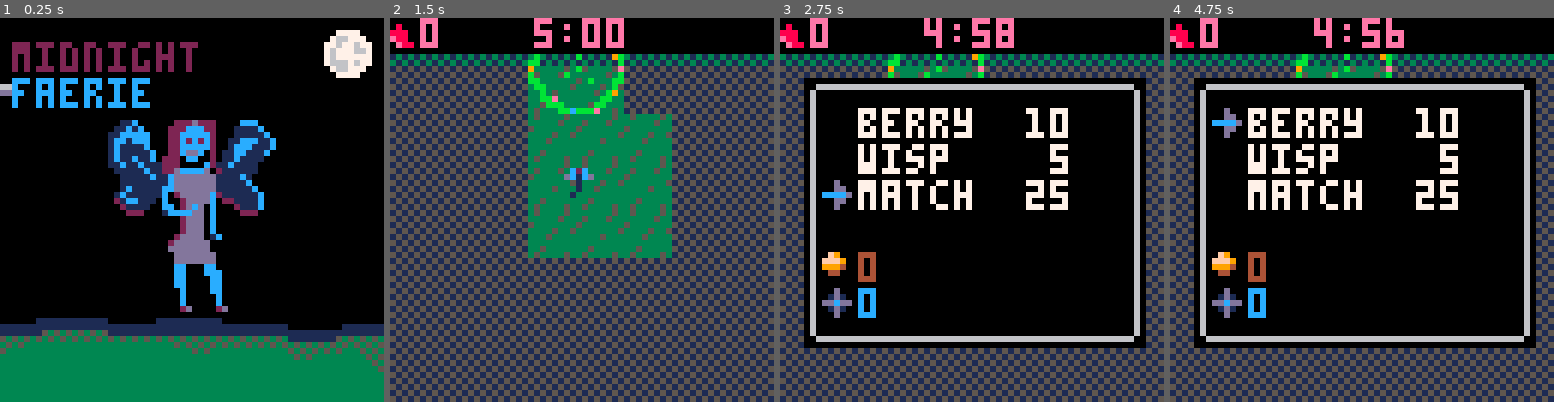
Above: before the commit, frames 1-4 (left to right).
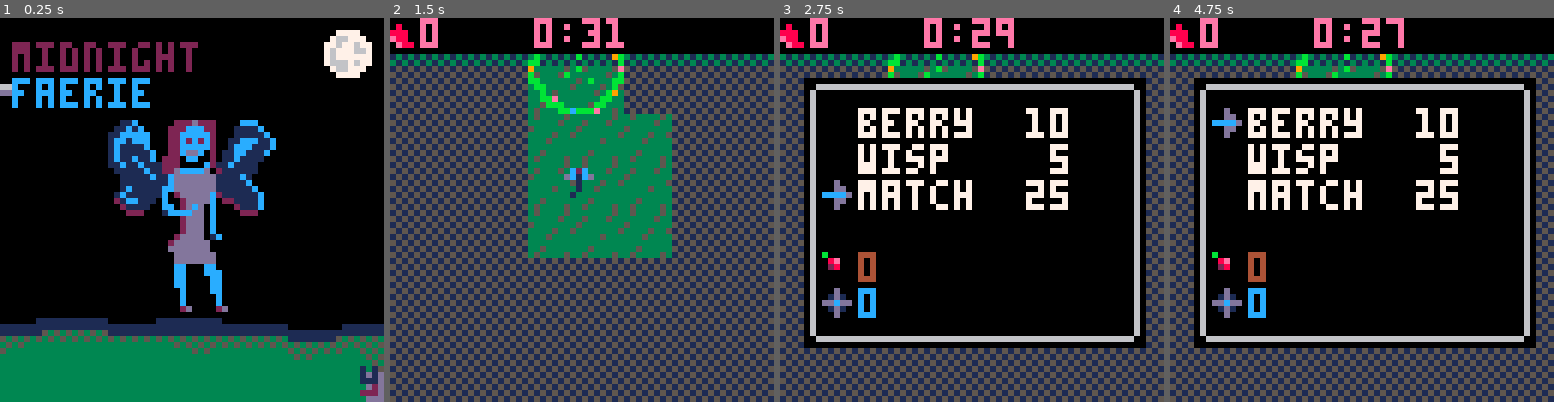
Above: after the commit, the same moments.

Repository: arcanasphere/pico-8-projects
Game: PICO-8 cartridge fairyfarm/midfae-03.p8
Two runs of this game, one before a commit and one after it. Both use one fixed random seed, a clock stepped at 60 frames per second and the inputs below.
Inputs:
- Up to frame 1 (0.25 s): no input
- Up to frame 2 (1.5 s): tap X (X key) at 0.33, 1.07 s; tap O (Z key) at 0.7 s
- Up to frame 3 (2.75 s): hold Right 1.6-2.1 s; tap O (Z key) at 1.7, 2.1, 2.5 s; tap X (X key) at 1.85 s; hold Up 2.15-2.42 s; hold Right from 2.47 s (still down)
- Up to frame 4 (4.75 s): tap O (Z key) every 0.4 s from 2.9 to 4.5 s; tap X (X key) at 2.97, 4.08 s; release Right at 3.03 s; hold Left 3.08-3.58 s; hold Down 3.63-3.97 s; hold Right 4.02-4.68 s; hold Up from 4.73 s (still down)

The runs differ from the first frame. In frame 1, 0.5% of the frame differs, in the area x 93-100%, y 90-100%; in frame 2, 0.4%; in frame 3, 0.6%; in frame 4, 0.8%, in the area x 10-61%, y 0-68%.

Commit message:
Add files via upload

Diff:
--- a/fairyfarm/midfae-03.p8
+++ b/fairyfarm/midfae-03.p8
@@ -17,6 +17,8 @@
   wisps=0,
   moths=0,
   matches_bought=0,
+  incense_lit=0,
+  victory = false,
  }
 
  title = {
@@ -28,8 +30,11 @@
   fairy_y=16,
   fairy_frame=0,
   cloud_x = -18,
-  cloud_y = 6
- }
+  cloud_y = 6,
+  msg_frame=-64,
+  msg_speed=2,
+  bigmsg = "you are a faerie. every night at midnight, the cyclops stomps across your faerie circle. tonight you have a perfect plan. distract the cyclops with a giant strawberry. find the rose bush. use rose petals to grow your strawberry. hire wisps to gather petals.  draw moths to the flame to hire stronger allies.  sweet smelling incense will make the strawberry smell juicier.  tonight, the forest will know peace.  tonight the forest will know . . . . . . . . the midnight faerie",
+}
 
  player = {
   x=62,
@@ -88,6 +93,9 @@
 
  venus = {}
  venuscount = 0
+
+ incense  = {}
+ incensecount = 0
 
  venus_map = {
 		0,0,0,0,0,0,0,0,0,0,0,0,0,0,0,0,
@@ -147,14 +155,15 @@
  }
 
  cyclops = {
-  x=128,
-  y=32,
+  x=32,
+  y=128,
   hitbox_x=0,
   hitbox_y=0,
   hitbox_w=64,
   hitbox_h=32,
   frame=0,
-  hp=1000
+  hp=1000,
+  speed=56/(30*30), --56 pixels divided by (30 seconds times 30 frames per second)
  }
 
 end
@@ -264,6 +273,7 @@
   wisps[gamestate.wisps].frame = 0
   wisps[gamestate.wisps].maxframe = 30
   wisps[gamestate.wisps].addpetals = 1
+  wisps[gamestate.wisps].y=flr(rnd(15))
 end
 
 function new_moth()
@@ -272,10 +282,23 @@
   moths[gamestate.moths].frame = 0
   moths[gamestate.moths].maxframe = 30
   moths[gamestate.moths].addpetals = 5  --default 5
-end
-
-
-
+  moths[gamestate.moths].y = flr(rnd(15))
+end
+
+
+function new_incense(x,y)
+  incensecount += 1
+  incense[incensecount] = obj:new()
+  incense[incensecount].sprite = 24
+  incense[incensecount].x = x
+  incense[incensecount].y = y
+  incense[incensecount].lit = false
+  incense[incensecount].frame = 0
+  incense[incensecount].hitbox_x = 1
+  incense[incensecount].hitbox_y = 1
+  incense[incensecount].hitbox_w = 6
+  incense[incensecount].hitbox_h = 6
+end
 
 
 
@@ -298,6 +321,11 @@
  end
 end
 
+function init_incense()
+  new_incense(40,120)
+  new_incense(120,120)
+end
+
 function init_cloud()
  for i=0,15 do
    cloud[i] = 0
@@ -342,10 +370,22 @@
   for this_bush in all(rosebushes) do
     if collide(player,this_bush) == true then
       didcollide = true
+      cloud[0]=0
+      cloud[1]=0
+      cloud[16]=0
+      cloud[17]=0
+      cloud[32]=0
+      cloud[33]=0
      if player.petals == 0 and this_bush.petals > 0 then
        player.petals +=1
        this_bush.petals -= 1
      end
+    end
+  end
+  for this_incense in all(incense) do
+    if collide(player, this_incense) == true then
+     check_incense(this_incense)
+     didcollide = true
     end
   end
   if collide(player,fairycircle) then
@@ -367,6 +407,15 @@
  return didcollide
 end
 
+function check_incense(this_i)
+  if this_i.lit == false and player.matches > 0 then
+    player.matches -= 1
+    if gamestate.incense_lit < 1 then mushroom.hp += 250 else mushroom.hp += 500 end
+    gamestate.incense_lit += 1
+    this_i.lit = true
+  end
+end
+
 
 
 
@@ -383,6 +432,8 @@
  update_flowers()
  update_candle()
  update_bugs()
+ update_incense()
+ update_cyclops()
  update_viewport()
  camera(viewport.x, viewport.y)
  update_petals()
@@ -416,7 +467,7 @@
   gamestate.mode=1
   title.state=0
   title.transition_frame=0
-  music(o)
+  music(0,200)
  end
  if title.state == 1 then
    title.transition_frame += 1
@@ -513,6 +564,11 @@
       gamestate.petals += this_moth.addpetals
       this_moth.frame = 0
     end
+    if this_moth.frame < 15 then
+     this_moth.x = 64 - (52*(this_moth.frame/15))
+    else
+     this_moth.x = 12 + (52*((this_moth.frame-15)/15))
+    end
     this_moth.frame += 1
   end
   for this_wisp in all(wisps) do
@@ -520,7 +576,23 @@
       gamestate.petals += this_wisp.addpetals
       this_wisp.frame = 0
     end
+    if this_wisp.frame < 15 then
+     this_wisp.x = 64 - (52*(this_wisp.frame/15))
+    else
+     this_wisp.x = 12 + (52*((this_wisp.frame-15)/15))
+    end
     this_wisp.frame += 1
+    -- print ("x " .. this_wisp.x .. " y " .. this_wisp.y .. " f " .. this_wisp.frame)
+  end
+end
+
+function update_incense()
+  for this_stench in all(incense) do
+    if this_stench.lit == true then
+      if this_stench.frame >= 18 then this_stench.frame = 0 end
+      if this_stench.frame < 9 then this_stench.sprite = 25 else this_stench.sprite = 26 end
+      this_stench.frame += 1
+    end
   end
 end
 
@@ -598,12 +670,32 @@
   if gamestate.petals > 9999 then gamestate.petals = 9999 end
 end
 
+function update_cyclops()
+  if gamestate.timeleft <= 30 then
+   if cyclops.frame >= 56 then cyclops.frame = 0 end
+   cyclops.y -= cyclops.speed
+   cyclops.frame += 1
+  end
+  if collide(cyclops,mushroom) then
+    if mushroom.hp >= 1000 then
+     gamestate.victory = true
+     music(-1,500)
+     gamestate.mode=3
+    end
+  end
+  if collide(cyclops,fairycircle) then
+    gamestate.victory = false
+    music(-1,500)
+    gamestate.mode=3
+  end
+end
+
 function update_prices()
   prices.mushroom = flr(gamestate.shroom_price_hike * original_prices.mushroom)
   prices.wisp = flr(gamestate.bug_price_hike * original_prices.wisp)
   if gamestate.matches_bought == 0 then prices.match = 25 end
   if gamestate.matches_bought == 1 then prices.match = 2500 end
-  if gamestate.matches_bought >= 1 then prices.match = 5000 end
+  if gamestate.matches_bought >= 2 then prices.match = 5000 end
   menu_items[1] = "berry  " .. prices.mushroom
   menu_items[2] = "wisp   " .. prices.wisp
   menu_items[3] = "match  " .. prices.match
@@ -625,6 +717,8 @@
  draw_flowers()
  draw_mushroom()
  draw_cloud()
+ if gamestate.timeleft < 31 then draw_cyclops() end
+ draw_bugs()
  clip()
  draw_header()
  spr(player.sprite,player.x,player.y)
@@ -640,6 +734,15 @@
  end
  spr(64,title.cloud_x,title.cloud_y)
  spr(65,title.cloud_x+8,title.cloud_y)
+end
+
+function draw_bugs()
+  for this_moth in all(moths) do
+    if this_moth.frame < 15 then pset(this_moth.x + (rnd(3)-2),this_moth.y + (this_moth.frame/2),6) else pset(this_moth.x + (rnd(3)-2),this_moth.y + (7.5 - ((this_moth.frame)-15)/2),6) end
+  end
+  for this_wisp in all(wisps) do
+    if this_wisp.frame < 15 then pset(this_wisp.x + (rnd(3)-2),this_wisp.y + (this_wisp.frame/2),12) else pset(this_wisp.x + (rnd(3)-2),this_wisp.y + (7.5 - ((this_wisp.frame)-15)/2),12) end
+  end
 end
 
 
@@ -663,7 +766,7 @@
    menu_item_count += 1
  end
  color(4)
- spr(21,7+viewport.x,39+viewport.y)
+ spr(128,7+viewport.x,39+viewport.y)
  print(mushroom.hp, 13+viewport.x,39+viewport.y)
  color(12)
  spr(13,7+viewport.x,45+viewport.y)
@@ -708,6 +811,9 @@
   for this_flower in all(venus) do
     spr(this_flower.sprite + this_flower.sprite_offset, this_flower.x, this_flower.y)
   end
+  for this_stench in all(incense) do
+    spr(this_stench.sprite,this_stench.x,this_stench.y)
+  end
   sspr(8,16,16,16,fairycircle.x,fairycircle.y)
   spr(candle.sprite,candle.x,candle.y)
 end
@@ -722,6 +828,14 @@
     end
     if cloud[i] == 1 then spr(194,cloud_x*8,cloud_y*8) end
     cloud_x += 1
+  end
+end
+
+function draw_cyclops()
+  if cyclops.frame < 28 then
+    sspr(104,24,24,8,32,cyclops.y,64,16)
+  else
+    sspr(104,24,24,8,32,cyclops.y,64,16,true,false)
   end
 end
 
@@ -766,9 +880,33 @@
   end
 end
 
-
-
-
+function draw_title_msg()
+ local msglen = #title.bigmsg
+ if title.msg_frame > (msglen * 4) + 64 then title.msg_frame = -64 end
+ color(13)
+ print(title.bigmsg,1 -title.msg_frame, 59)
+ clip(0,58,64,3)
+ color(1)
+ print(title.bigmsg,0 -title.msg_frame, 58)
+ clip(0,61,64,3)
+ color(2)
+ print(title.bigmsg,0 -title.msg_frame, 58)
+ clip()
+ title.msg_frame += (1/title.msg_speed)
+end
+
+
+
+function draw_game_over()
+ camera(0,0)
+ if gamestate.victory == true then
+   color(12)
+   print("you win!",16,29)
+ else
+   color(8)
+   print("you lose",16,29)
+ end
+end
 
 
 
@@ -782,7 +920,9 @@
   init_world()
   init_cloud()
   init_flowers()
+  init_incense()
   new_rosebush(8,8,false,500)
+  gamestate.timeleft = 31
 end
 
 function _update()
@@ -793,10 +933,13 @@
   update_player()
   update_cloud()
   update_game()
-  else
+ else
    if gamestate.mode==2 then
     update_game()
     update_menu()
+      else if gamestate.mode== 3 then
+        draw_game_over()
+      end
    end
  end
 end
@@ -814,6 +957,7 @@
    print("midnight",2,4)
    color(12)
    print("faerie",2,10)
+   draw_title_msg()
  end
  if gamestate.mode == 1 then
   draw_game()
@@ -821,6 +965,9 @@
  if gamestate.mode == 2 then
   draw_game()
   draw_menu()
+ end
+ if gamestate.mode == 3 then
+   draw_game_over()
  end
 end
 __gfx__
@@ -832,14 +979,14 @@
 00700700000000000000000000000000000000000000000000000000000000000000000000000000000000000000000000000000000000000000000000000000
 00000000000000000000000000000000000000000000000000000000000000000000000000000000000000000000000000000000000000000000000000000000
 00000000000000000000000000000000000000000000000000000000000000000000000000000000000000000000000000000000000000000000000000000000
-080000008000000000070000000a0000000700000f90000000099000000990000000000000000000000000000000000000000000000000000000000000000000
-8880000004000000000700000098900000a89000fff90000009ff900009ff9000000000000000000000000000000000000000000000000000000000000000000
-e880000000400000000f400000afa00000afa0009994000000f9990000f989000000000000000000000000000000000000000000000000000000000000000000
-0e8800000004000000ff400000ff900000ffa0000440000009999940099999400000000000000000000000000000000000000000000000000000000000000000
-000000000000000000ff400000ff900000ffa000000000000999f9400989f9400000000000000000000000000000000000000000000000000000000000000000
-000000000000000000ff400000ff900000ffa0000000000000999400009994000000000000000000000000000000000000000000000000000000000000000000
-000000000000000000f9400000f9900000faa0000000000000045000000450000000000000000000000000000000000000000000000000000000000000000000
-000000000000000000f4400000f9900000f990000000000000044000000440000000000000000000000000000000000000000000000000000000000000000000
+080000008000000000070000000a0000000700000f900000000990000009900070000000a0000000a00000000000000000000000000000000000000000000000
+8880000004000000000700000098900000a89000fff90000009ff900009ff9005500000099000000aa0000000000000000000000000000000000000000000000
+e880000000400000000f400000afa00000afa0009994000000f9990000f989005e5000009e400000ae4000000000000000000000000000000000000000000000
+0e8800000004000000ff400000ff900000ffa000044000000999994009999940555e5000669e400066ae40000000000000000000000000000000000000000000
+000000000000000000ff400000ff900000ffa000000000000999f9400989f9408ee555008ee944008eea44000000000000000000000000000000000000000000
+000000000000000000ff400000ff900000ffa00000000000009994000099940055555e5066699e50666aae500000000000000000000000000000000000000000
+000000000000000000f9400000f9900000faa0000000000000045000000450008eeee5e58eeee6e58eeee6e20000000000000000000000000000000000000000
+000000000000000000f4400000f9900000f990000000000000044000000440008885555588866666888666220000000000000000000000000000000000000000
 00bb5000000000bbbbb000000000099999990000000009999999000000000000000000000000000000000000005dc50000000000000000000000000000000000
 5b33bb000000bb9000bb000000009ff99999400000009ff999994000000000000000000000000000000000000546745000000000000000000000000000000000
 b3b35bb0000be000000be0000009f999999940000009f99999894000000000000000000000000000000000005446644500000000000000000000000000000000
@@ -848,14 +995,14 @@
 0b3b3e3b0bc000b000b000bb009f999999999400009f999989999400000000000000000000000000000000005444444500000000000000000000000000000000
 0bbeb3b50b000000b000009b009f999fff999400009f999fff999400000000000000000000000000000000055544445500000000000000000000000000000000
 5be8e5b0bb0000000000000b09f999f99999994009f999f999989940000000000000000000000000000055555555555550000000000000000000000000000000
-b3bebeb090000000b000000e09f99f999899999409f99f9999999994000000000000000000000000000554455545545555550000000000000000000000000000
-533be8e0b00000b00000000b9f999999999999999f99899999999999000000000000000000000000005545555544445554455000000000000000000000000000
-0bb3beb5bb00000000b000bb09999999999994400999999989999440000000000000000000000000005555555544445555545500000000000000000000000000
-0b3b353b0bb00000000000b000000999999000000000099999900000000000000000000000000000005555555544445555555500000000000000000000000000
-5eb3b3b500b0000000000b9000000045550000000000004555000000000000000000000000000000005455555554455555554500000000000000000000000000
-e8eb35b000bbe0000000bb0000000044450000000000004445000000000000000000000000000000000545555555555555545000000000000000000000000000
-bebbb3b0000bbb00000bb00000000044450000000000004445000000000000000000000000000000000054445555555544450000000000000000000000000000
-5b000b5000000bbcbbbe000000000044440000000000004444000000000000000000000000000000000005555000000555500000000000000000000000000000
+b3bebeb090000000b000000e09f99f999899999409f99f999999999400000000000000000000000000055445554554555555000000055445005dc50055550000
+533be8e0b00000b00000000b9f999999999999999f99899999999999000000000000000000000000005545555544445554455000005545555546745554455000
+0bb3beb5bb00000000b000bb09999999999994400999999989999440000000000000000000000000005555555544445555545500005555555446644555545500
+0b3b353b0bb00000000000b000000999999000000000099999900000000000000000000000000000005555555544445555555500005555555444444555555500
+5eb3b3b500b0000000000b9000000045550000000000004555000000000000000000000000000000005455555554455555554500005455555444444555554500
+e8eb35b000bbe0000000bb0000000044450000000000004445000000000000000000000000000000000545555555555555545000000545555544445555545000
+bebbb3b0000bbb00000bb00000000044450000000000004445000000000000000000000000000000000054445555555544450000000054445554455544450000
+5b000b5000000bbcbbbe000000000044440000000000004444000000000000000000000000000000000005555000000555500000000005555005500555500000
 00006666670000000077770000000000000000000000000000000000000011c000000222d2220000ccc000000000000000000000000000000000000000000000
 00d6666666700000076677700000000000000000000000000000000000011c1c0000222ccc220001111c00000000000000000000000000000000000000000000
 006666666667000077677677000000000000000000000000000000000011ccccc00022ccccc200011111c0000000000000000000000000000000000000000000
--- a/fairyfarm/midnight-fae-lua.lua
+++ b/fairyfarm/midnight-fae-lua.lua
@@ -14,6 +14,8 @@
   wisps=0,
   moths=0,
   matches_bought=0,
+  incense_lit=0,
+  victory = false,
  }
 
  title = {
@@ -25,8 +27,11 @@
   fairy_y=16,
   fairy_frame=0,
   cloud_x = -18,
-  cloud_y = 6
- }
+  cloud_y = 6,
+  msg_frame=-64,
+  msg_speed=2,
+  bigmsg = "you are a faerie. every night at midnight, the cyclops stomps across your faerie circle. tonight you have a perfect plan. distract the cyclops with a giant strawberry. find the rose bush. use rose petals to grow your strawberry. hire wisps to gather petals.  draw moths to the flame to hire stronger allies.  sweet smelling incense will make the strawberry smell juicier.  tonight, the forest will know peace.  tonight the forest will know . . . . . . . . the midnight faerie",
+}
 
  player = {
   x=62,
@@ -85,6 +90,9 @@
 
  venus = {}
  venuscount = 0
+
+ incense  = {}
+ incensecount = 0
 
  venus_map = {
 		0,0,0,0,0,0,0,0,0,0,0,0,0,0,0,0,
@@ -144,14 +152,15 @@
  }
 
  cyclops = {
-  x=128,
-  y=32,
+  x=32,
+  y=128,
   hitbox_x=0,
   hitbox_y=0,
   hitbox_w=64,
   hitbox_h=32,
   frame=0,
-  hp=1000
+  hp=1000,
+  speed=56/(30*30), --56 pixels divided by (30 seconds times 30 frames per second)
  }
 
 end
@@ -261,6 +270,7 @@
   wisps[gamestate.wisps].frame = 0
   wisps[gamestate.wisps].maxframe = 30
   wisps[gamestate.wisps].addpetals = 1
+  wisps[gamestate.wisps].y=flr(rnd(15))
 end
 
 function new_moth()
@@ -269,10 +279,23 @@
   moths[gamestate.moths].frame = 0
   moths[gamestate.moths].maxframe = 30
   moths[gamestate.moths].addpetals = 5  --default 5
-end
-
-
-
+  moths[gamestate.moths].y = flr(rnd(15))
+end
+
+
+function new_incense(x,y)
+  incensecount += 1
+  incense[incensecount] = obj:new()
+  incense[incensecount].sprite = 24
+  incense[incensecount].x = x
+  incense[incensecount].y = y
+  incense[incensecount].lit = false
+  incense[incensecount].frame = 0
+  incense[incensecount].hitbox_x = 1
+  incense[incensecount].hitbox_y = 1
+  incense[incensecount].hitbox_w = 6
+  incense[incensecount].hitbox_h = 6
+end
 
 
 
@@ -295,6 +318,11 @@
  end
 end
 
+function init_incense()
+  new_incense(40,120)
+  new_incense(120,120)
+end
+
 function init_cloud()
  for i=0,15 do
    cloud[i] = 0
@@ -339,10 +367,22 @@
   for this_bush in all(rosebushes) do
     if collide(player,this_bush) == true then
       didcollide = true
+      cloud[0]=0
+      cloud[1]=0
+      cloud[16]=0
+      cloud[17]=0
+      cloud[32]=0
+      cloud[33]=0
      if player.petals == 0 and this_bush.petals > 0 then
        player.petals +=1
        this_bush.petals -= 1
      end
+    end
+  end
+  for this_incense in all(incense) do
+    if collide(player, this_incense) == true then
+     check_incense(this_incense)
+     didcollide = true
     end
   end
   if collide(player,fairycircle) then
@@ -364,6 +404,15 @@
  return didcollide
 end
 
+function check_incense(this_i)
+  if this_i.lit == false and player.matches > 0 then
+    player.matches -= 1
+    if gamestate.incense_lit < 1 then mushroom.hp += 250 else mushroom.hp += 500 end
+    gamestate.incense_lit += 1
+    this_i.lit = true
+  end
+end
+
 
 
 
@@ -380,6 +429,8 @@
  update_flowers()
  update_candle()
  update_bugs()
+ update_incense()
+ update_cyclops()
  update_viewport()
  camera(viewport.x, viewport.y)
  update_petals()
@@ -413,7 +464,7 @@
   gamestate.mode=1
   title.state=0
   title.transition_frame=0
-  music(o)
+  music(0,200)
  end
  if title.state == 1 then
    title.transition_frame += 1
@@ -510,6 +561,11 @@
       gamestate.petals += this_moth.addpetals
       this_moth.frame = 0
     end
+    if this_moth.frame < 15 then
+     this_moth.x = 64 - (52*(this_moth.frame/15))
+    else
+     this_moth.x = 12 + (52*((this_moth.frame-15)/15))
+    end
     this_moth.frame += 1
   end
   for this_wisp in all(wisps) do
@@ -517,7 +573,23 @@
       gamestate.petals += this_wisp.addpetals
       this_wisp.frame = 0
     end
+    if this_wisp.frame < 15 then
+     this_wisp.x = 64 - (52*(this_wisp.frame/15))
+    else
+     this_wisp.x = 12 + (52*((this_wisp.frame-15)/15))
+    end
     this_wisp.frame += 1
+    -- print ("x " .. this_wisp.x .. " y " .. this_wisp.y .. " f " .. this_wisp.frame)
+  end
+end
+
+function update_incense()
+  for this_stench in all(incense) do
+    if this_stench.lit == true then
+      if this_stench.frame >= 18 then this_stench.frame = 0 end
+      if this_stench.frame < 9 then this_stench.sprite = 25 else this_stench.sprite = 26 end
+      this_stench.frame += 1
+    end
   end
 end
 
@@ -595,6 +667,26 @@
   if gamestate.petals > 9999 then gamestate.petals = 9999 end
 end
 
+function update_cyclops()
+  if gamestate.timeleft <= 30 then
+   if cyclops.frame >= 56 then cyclops.frame = 0 end
+   cyclops.y -= cyclops.speed
+   cyclops.frame += 1
+  end
+  if collide(cyclops,mushroom) then
+    if mushroom.hp >= 1000 then
+     gamestate.victory = true
+     music(-1,500)
+     gamestate.mode=3
+    end
+  end
+  if collide(cyclops,fairycircle) then
+    gamestate.victory = false
+    music(-1,500)
+    gamestate.mode=3
+  end
+end
+
 function update_prices()
   prices.mushroom = flr(gamestate.shroom_price_hike * original_prices.mushroom)
   prices.wisp = flr(gamestate.bug_price_hike * original_prices.wisp)
@@ -622,6 +714,8 @@
  draw_flowers()
  draw_mushroom()
  draw_cloud()
+ if gamestate.timeleft < 31 then draw_cyclops() end
+ draw_bugs()
  clip()
  draw_header()
  spr(player.sprite,player.x,player.y)
@@ -637,6 +731,15 @@
  end
  spr(64,title.cloud_x,title.cloud_y)
  spr(65,title.cloud_x+8,title.cloud_y)
+end
+
+function draw_bugs()
+  for this_moth in all(moths) do
+    if this_moth.frame < 15 then pset(this_moth.x + (rnd(3)-2),this_moth.y + (this_moth.frame/2),6) else pset(this_moth.x + (rnd(3)-2),this_moth.y + (7.5 - ((this_moth.frame)-15)/2),6) end
+  end
+  for this_wisp in all(wisps) do
+    if this_wisp.frame < 15 then pset(this_wisp.x + (rnd(3)-2),this_wisp.y + (this_wisp.frame/2),12) else pset(this_wisp.x + (rnd(3)-2),this_wisp.y + (7.5 - ((this_wisp.frame)-15)/2),12) end
+  end
 end
 
 
@@ -660,7 +763,7 @@
    menu_item_count += 1
  end
  color(4)
- spr(21,7+viewport.x,39+viewport.y)
+ spr(128,7+viewport.x,39+viewport.y)
  print(mushroom.hp, 13+viewport.x,39+viewport.y)
  color(12)
  spr(13,7+viewport.x,45+viewport.y)
@@ -705,6 +808,9 @@
   for this_flower in all(venus) do
     spr(this_flower.sprite + this_flower.sprite_offset, this_flower.x, this_flower.y)
   end
+  for this_stench in all(incense) do
+    spr(this_stench.sprite,this_stench.x,this_stench.y)
+  end
   sspr(8,16,16,16,fairycircle.x,fairycircle.y)
   spr(candle.sprite,candle.x,candle.y)
 end
@@ -719,6 +825,14 @@
     end
     if cloud[i] == 1 then spr(194,cloud_x*8,cloud_y*8) end
     cloud_x += 1
+  end
+end
+
+function draw_cyclops()
+  if cyclops.frame < 28 then
+    sspr(104,24,24,8,32,cyclops.y,64,16)
+  else
+    sspr(104,24,24,8,32,cyclops.y,64,16,true,false)
   end
 end
 
@@ -763,9 +877,33 @@
   end
 end
 
-
-
-
+function draw_title_msg()
+ local msglen = #title.bigmsg
+ if title.msg_frame > (msglen * 4) + 64 then title.msg_frame = -64 end
+ color(13)
+ print(title.bigmsg,1 -title.msg_frame, 59)
+ clip(0,58,64,3)
+ color(1)
+ print(title.bigmsg,0 -title.msg_frame, 58)
+ clip(0,61,64,3)
+ color(2)
+ print(title.bigmsg,0 -title.msg_frame, 58)
+ clip()
+ title.msg_frame += (1/title.msg_speed)
+end
+
+
+
+function draw_game_over()
+ camera(0,0)
+ if gamestate.victory == true then
+   color(12)
+   print("you win!",16,29)
+ else
+   color(8)
+   print("you lose",16,29)
+ end
+end
 
 
 
@@ -779,7 +917,9 @@
   init_world()
   init_cloud()
   init_flowers()
+  init_incense()
   new_rosebush(8,8,false,500)
+  gamestate.timeleft = 31
 end
 
 function _update()
@@ -790,10 +930,13 @@
   update_player()
   update_cloud()
   update_game()
-  else
+ else
    if gamestate.mode==2 then
     update_game()
     update_menu()
+      else if gamestate.mode== 3 then
+        draw_game_over()
+      end
    end
  end
 end
@@ -811,6 +954,7 @@
    print("midnight",2,4)
    color(12)
    print("faerie",2,10)
+   draw_title_msg()
  end
  if gamestate.mode == 1 then
   draw_game()
@@ -819,4 +963,7 @@
   draw_game()
   draw_menu()
  end
-end
+ if gamestate.mode == 3 then
+   draw_game_over()
+ end
+end
Not shown, changed: the music (__music__) section of fairyfarm/midfae-03.p8
Not shown, changed: the sound effects (__sfx__) section of fairyfarm/midfae-03.p8
Not shown, changed: fairyfarm/midfae-03.png
